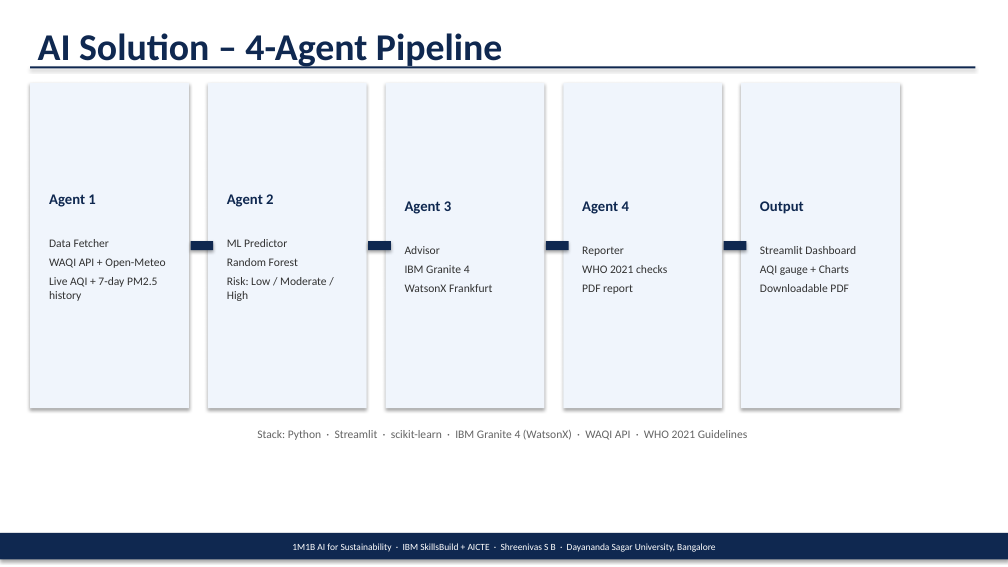
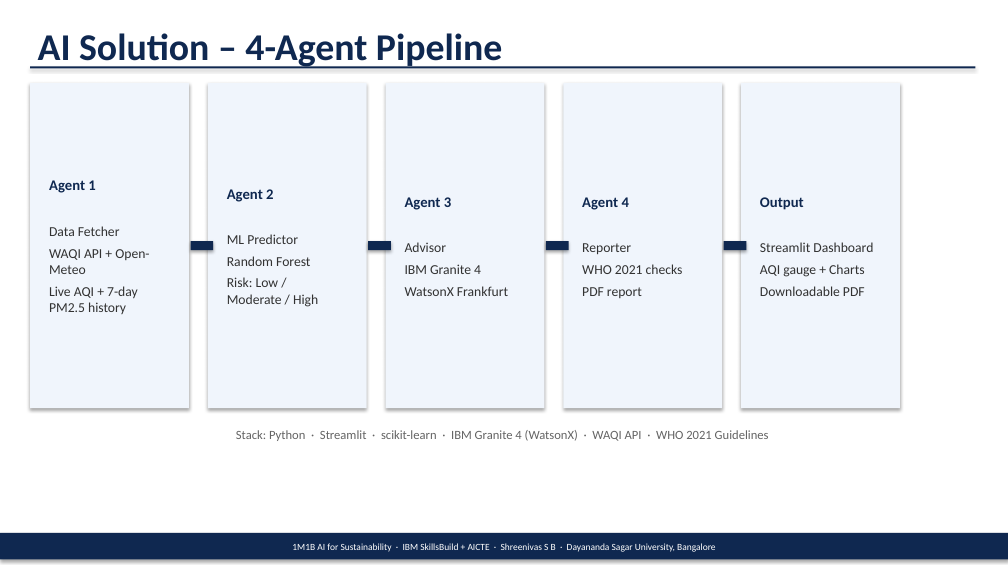
Before and after one commit to ShreenivasSB/AirSeva, a slide deck: slide 4 of AirSeva_1M1B_Submission_Redesigned.pptx. Drawn at 1008x567 pixels with LibreOffice and Linux fonts; fonts in the diff are those of the drawing. Boxes give left, top, right and bottom in pixels: in the first picture for what was removed or moved away, otherwise in the second. Text is boxed around its words. In the diff, an @@ line names an element or a change of style, - is before the commit and + after.

```diff
--- a/AirSeva_1M1B_Submission_Redesigned.pptx
+++ b/AirSeva_1M1B_Submission_Redesigned.pptx
@@ text in rectangle at (49,226,149,314): size 11 to 13 pt @@
@@ text in rectangle at (227,234,318,307): size 11 to 13 pt in "ML Predictor", "Random Forest", "Risk: Low / Moderate / High" @@
@@ text in rectangle at (405,242,508,296): size 11 to 13 pt in "Advisor", "IBM Granite 4", "WatsonX Frankfurt" @@
@@ text in rectangle at (582,243,683,298): size 11 to 13 pt in "Reporter", "WHO 2021 checks", "PDF report" @@
@@ text in rectangle at (760,242,873,296): size 11 to 13 pt in "Streamlit Dashboard", "AQI gauge + Charts", "Downloadable PDF" @@
@@ text "Stack: Python · Streamlit · ..." at (236,430,769,441): size 11 to 12 pt @@
```
Also in this commit, not shown: 8 other slides changed, 1 other file.
